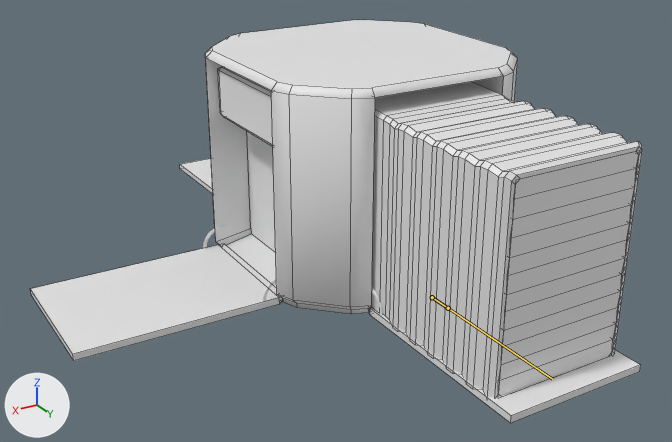
The Blender file Assets/inflatable-hangar1.blend, before and after one commit.
Camera for both pictures: a 50 mm camera at (2.27, 3.58, 1.71) aimed at (0.16, 0.05, -0.06). The lights are fixed; the arrows at lower left show +X, +Y and +Z. Both versions are drawn at frame 90 of the action 'ArmatureAction'; the numbers are the values there. The bones that bend it are drawn over the model as lines. Mesh edges are drawn as thin lines on the coarser meshes.

In view in the first picture: 'battery', 'case', 'door', 'front-door', 'inflatable-hangar', 'right-door'.
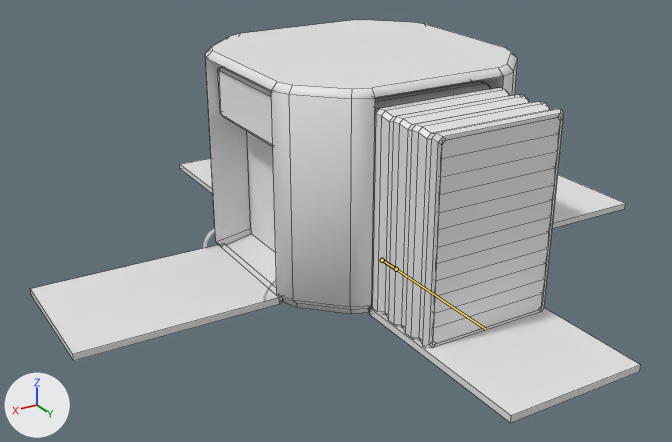
Where the change shows, as pixel boxes (x1, y1, x2, y2) in the pictures (672 x 442 px):
'inflatable-hangar', posed
    before: (372, 82, 642, 398)
    after: (372, 81, 564, 348)
'door', posed (9% narrower, 8% shorter)
    before: (498, 151, 638, 396)
    after: (433, 118, 560, 343)
'front-door', unchanged, uncovered by the edit
    both: (368, 306, 641, 423)
'left-door', unchanged, uncovered by the edit
    after: (553, 175, 626, 228)
bone '1', root to tip
    before: (432, 297) to (448, 308)
    after: (382, 260) to (396, 269)

The change, as a diff of the scene's bpy script:
```diff
--- a/Assets/inflatable-hangar1.blend.py
+++ b/Assets/inflatable-hangar1.blend.py
@@ bone_1 @@
 bone_1 = bpy.data.objects['Armature'].pose.bones['1']
-bone_1.location = (0.0, 0.805, -0.04)
+bone_1.location = (0.0, 0.402, -0.02)
```
